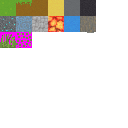
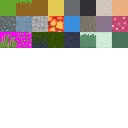
Comparing the layer stacks of the two 128×128 images. Changes:
renamed "Background" to "blocks.png", painted on it over (x1=32, y1=0, x2=128, y2=48)
